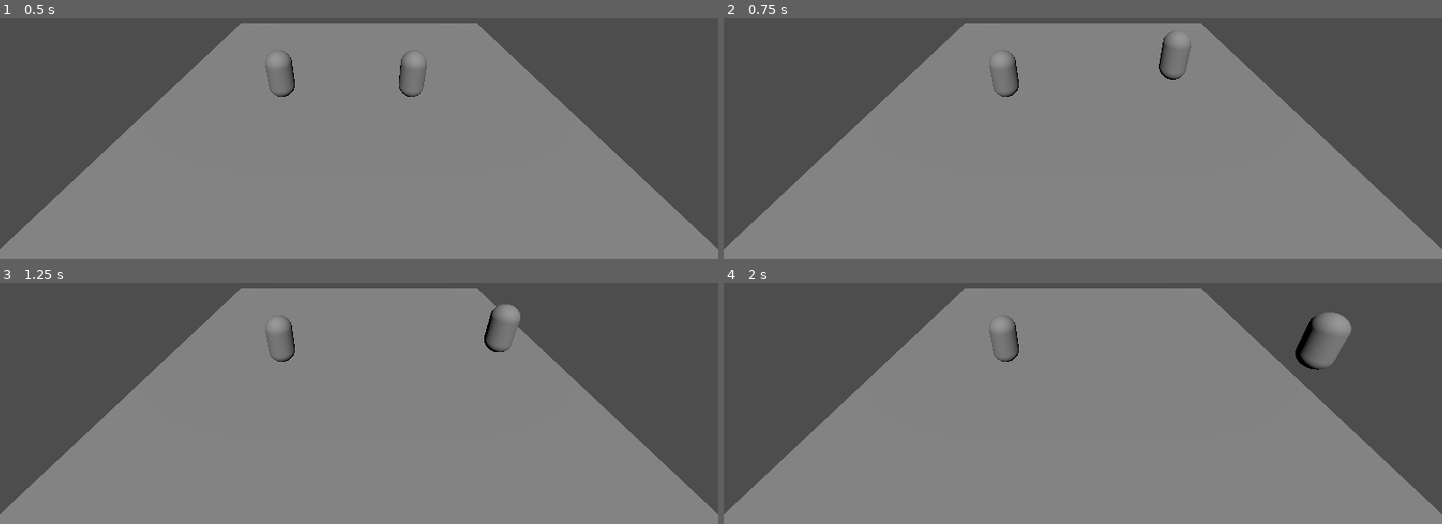
Above: before the commit, frames 1-4 (two rows, left to right).
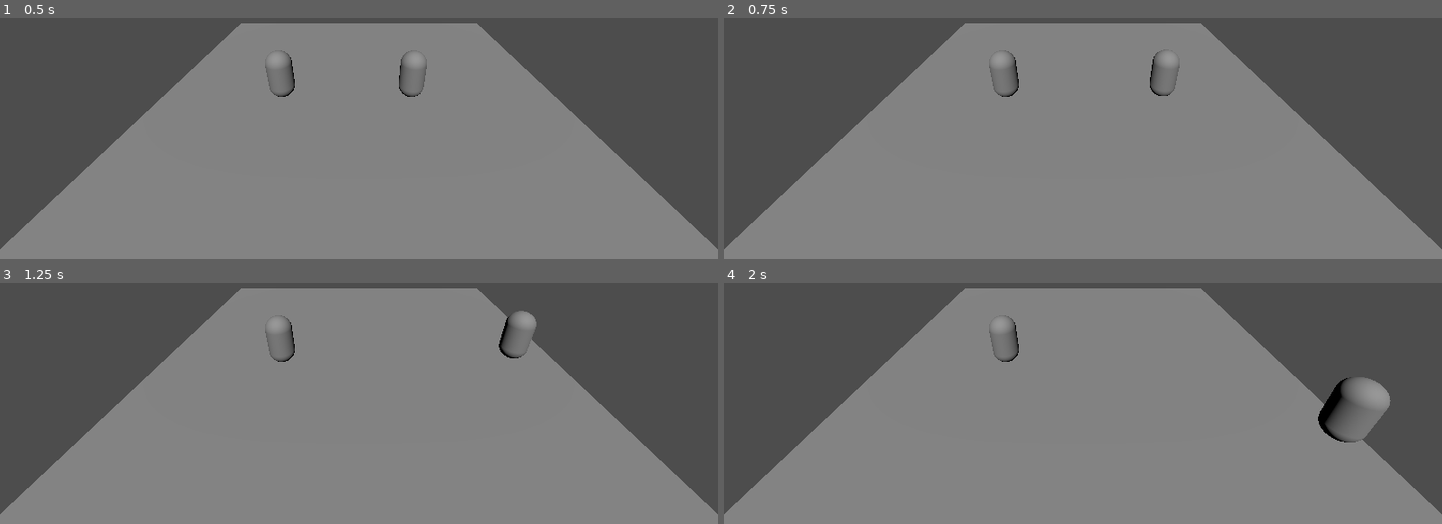
Above: after the commit, the same moments.

Repository: RudyFisher7/sumo_chickens
Game: Godot game, scene res://Chicken/chicken_tester_3d.tscn
Same seed, same stepped clock (60 frames per second), same inputs: the game is played once before the commit and once after it.
Inputs:
- Up to frame 1 (0.5 s): no input
- Up to frame 2 (0.75 s): tap Enter at 0.5 s; hold Right from 0.53 s (still down)
- Up to frame 3 (1.25 s): keep holding Right
- Up to frame 4 (2 s): release Right at 1.28 s; hold Down from 1.28 s (still down)

Frame 1 is identical in both runs. In frame 2, 0.5% of the frame differs, in the area x 59-66%, y 5-33%; in frame 3, 0.8%; in frame 4, 2.5%, in the area x 79-93%, y 12-67%.

Commit message:
added sound effects and full music

Diff:
--- a/Chicken/chicken_3d.gd
+++ b/Chicken/chicken_3d.gd
@@ -6,7 +6,7 @@
 const JUMP_VELOCITY: float = 1.5
 const PUSH_VELOCITY: float = 0.5
 const BOUNCE_VELOCITY: float = 0.2
-const FRICTION_AMOUNT: float = 0.95
+const FRICTION_AMOUNT: float = 0.91
 
 
 enum {
@@ -37,13 +37,13 @@
 			_button_left = KEY_LEFT
 			_button_up = KEY_UP
 			_button_down = KEY_DOWN
-			_sumo_size = 4.9
+			_sumo_size = 2.0
 		PLAYER_2:
 			_button_right = KEY_D
 			_button_left = KEY_A
 			_button_up = KEY_W
 			_button_down = KEY_S
-			_sumo_size = 0.9
+			_sumo_size = 1.3
 
 
 func _physics_process(delta: float) -> void:
